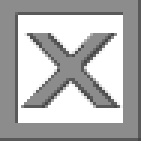
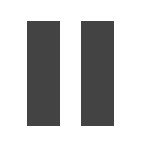
Revision of a layered 141×141 image; what changed, layer by layer:
added layer "Layer 10" above "Layer 9" over 81, 21, 114, 126
added layer "Layer 9" above "Polygon 1 copy 4" over 27, 21, 60, 126
hid group "Group 1" (8 layers) over 0, 0, 141, 141
